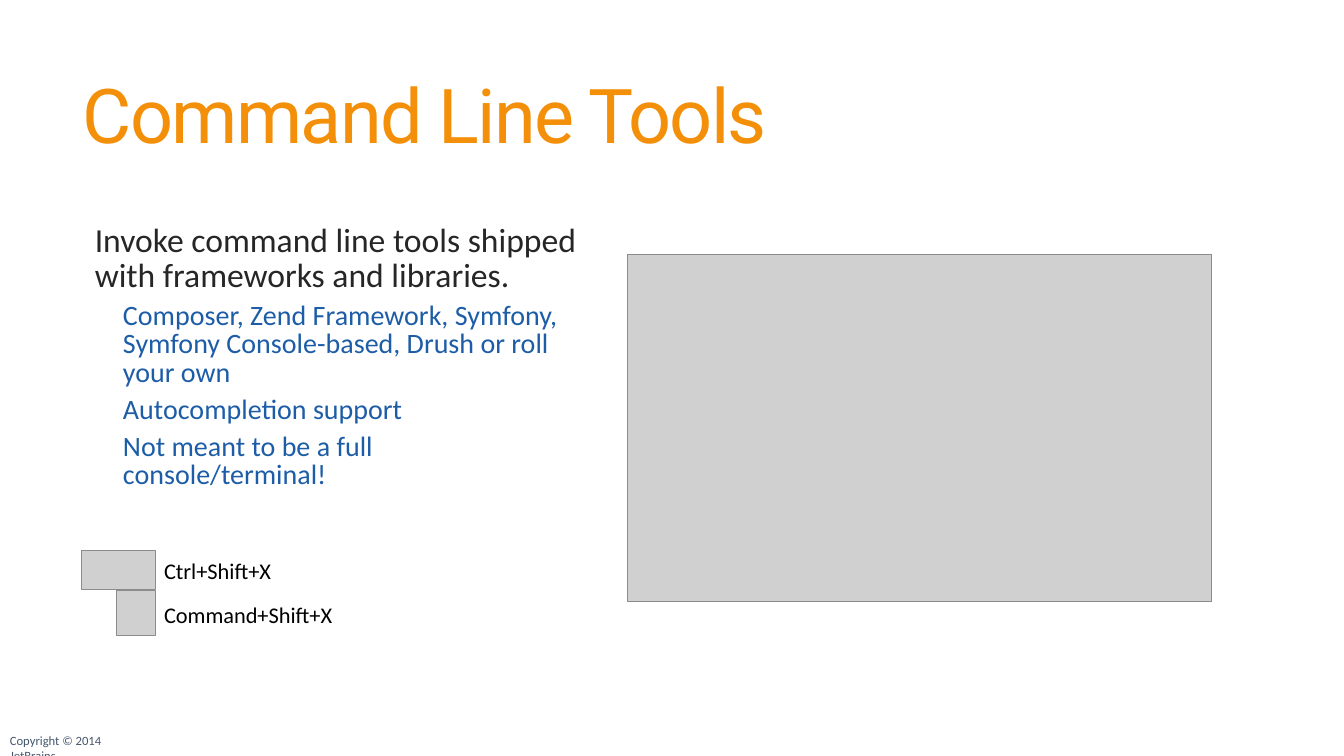
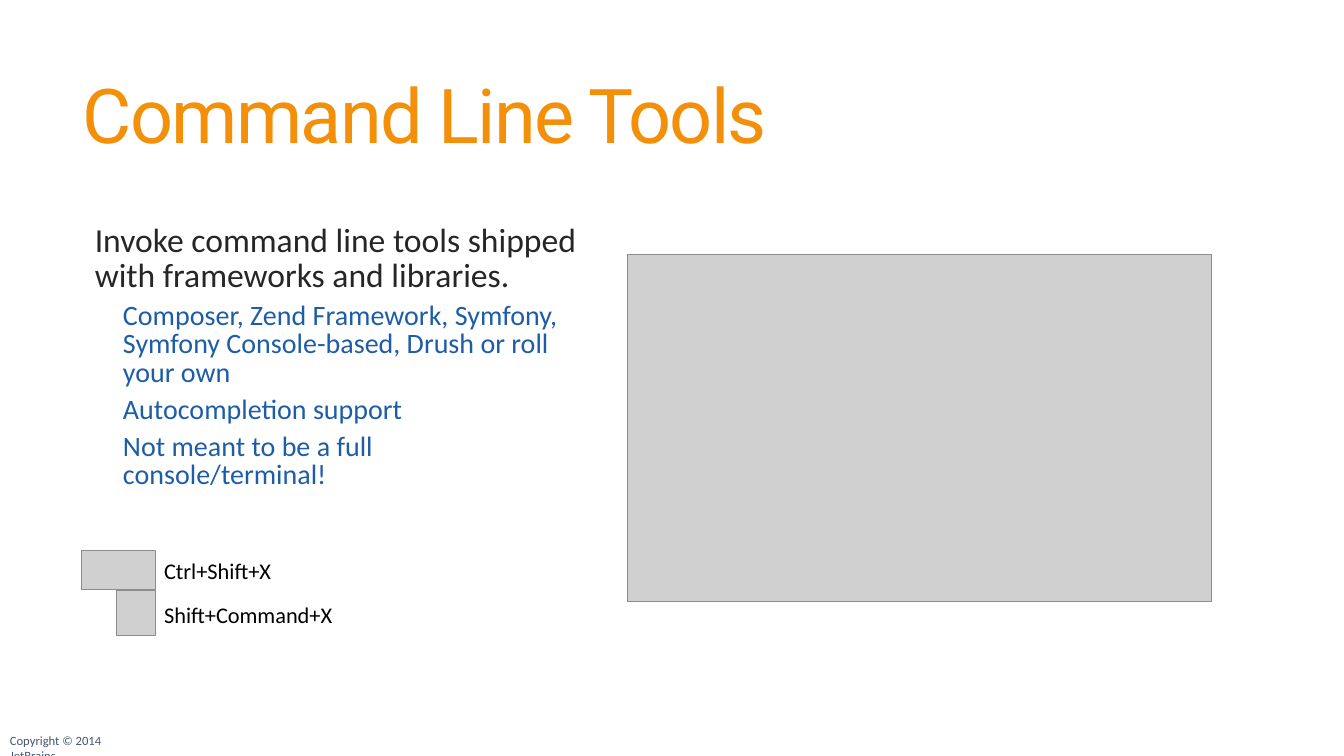
Before and after one commit to JetBrains/phpstorm-workshop, a slide deck: slide 123 of PhpStorm Workshop.pptx. Drawn at 1344x756 pixels with LibreOffice and Linux fonts; fonts in the diff are those of the drawing; grey boxes stand for pictures; background and template pictures are left out. Boxes give left, top, right and bottom in pixels: in the first picture for what was removed or moved away, otherwise in the second. Text is boxed around its words. In the diff, an @@ line names an element or a change of style, - is before the commit and + after.

```diff
--- a/PhpStorm Workshop.pptx
+++ b/PhpStorm Workshop.pptx
@@ text at <box>164,607,332,623</box>: text changed @@
-Command+Shift+X
+Shift+Command+X
```
Also in this commit, not shown: 29 other slides changed, 1 other file.
